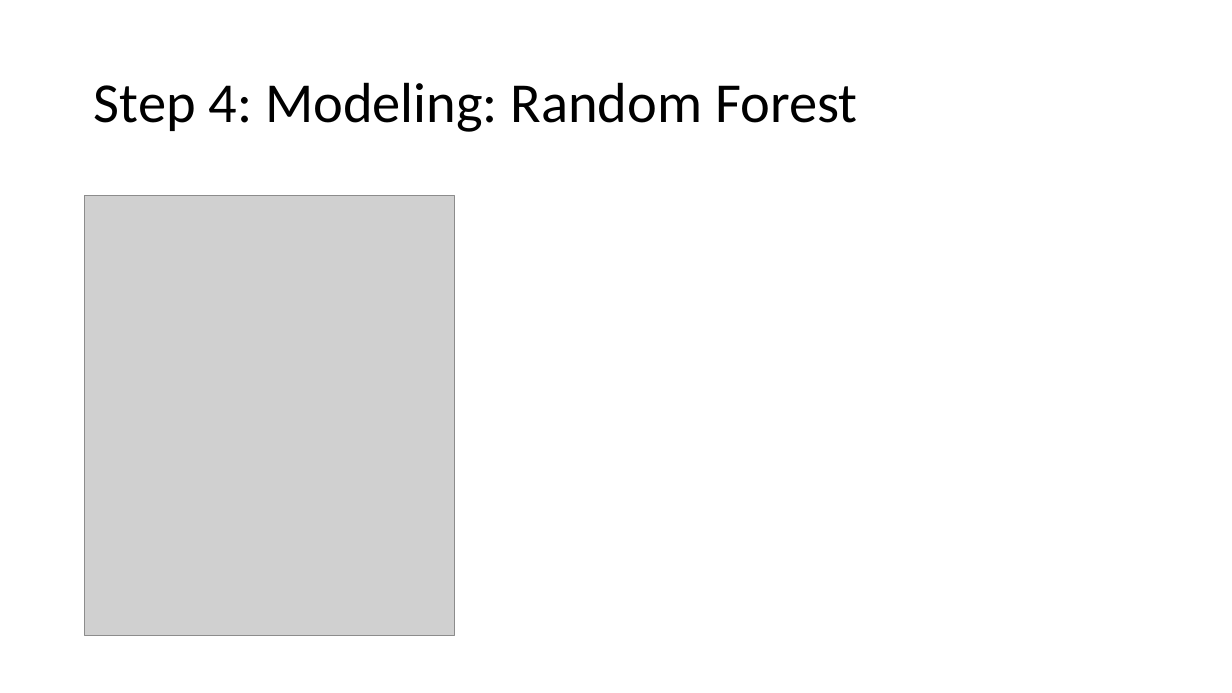
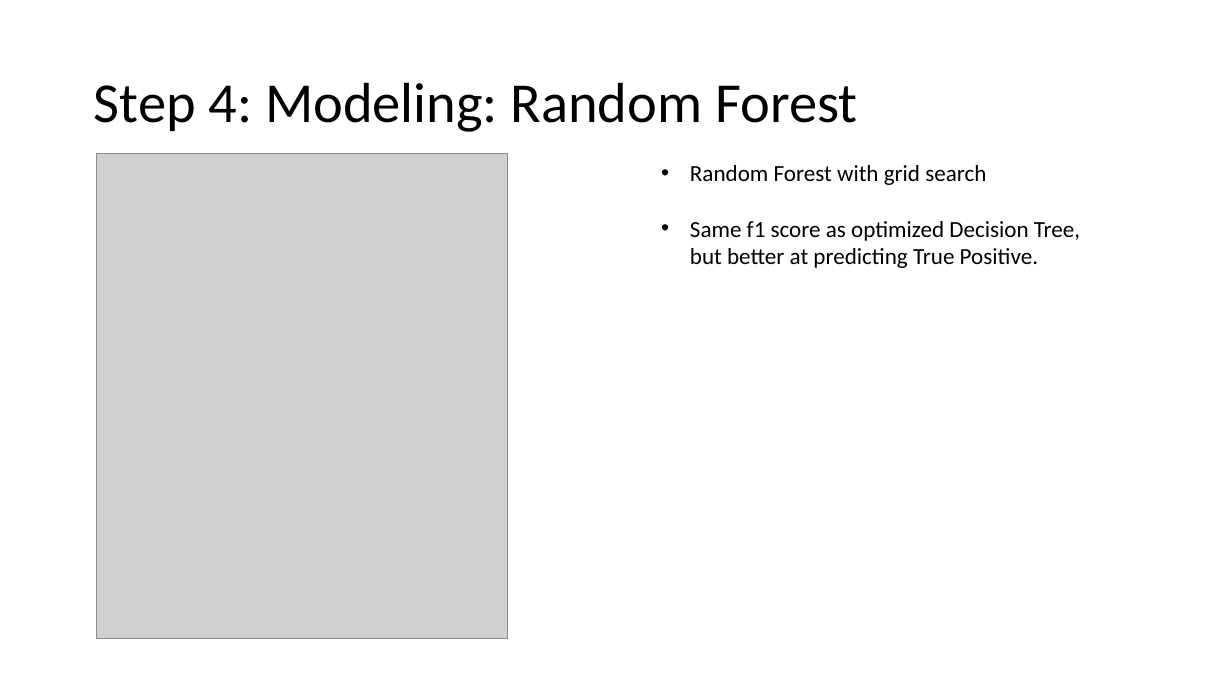
Before and after one commit to alexxlu/dsc-3-final-project-online-ds-pt-100118, a slide deck: slide 8 of Project3 Presentation.pptx. Drawn at 1232x693 pixels with LibreOffice and Linux fonts; fonts in the diff are those of the drawing; grey boxes stand for pictures. Boxes give left, top, right and bottom in pixels: in the first picture for what was removed or moved away, otherwise in the second. Text is boxed around its words. In the diff, an @@ line names an element or a change of style, - is before the commit and + after.

```diff
--- a/Project3 Presentation.pptx
+++ b/Project3 Presentation.pptx
@@ picture: place and size @@
-picture at (85, 195, 455, 635)
+picture at (96, 154, 507, 639)
@@ text added at (690, 165, 1080, 268), 18 pt, text #000000 @@
+• Random Forest with grid search
+• Same f1 score as optimized Decision Tree, but better at predicting True Positive.
```
Also in this commit, not shown: 7 other slides changed, 1 slide added, 1 slide removed, 19 other files.
